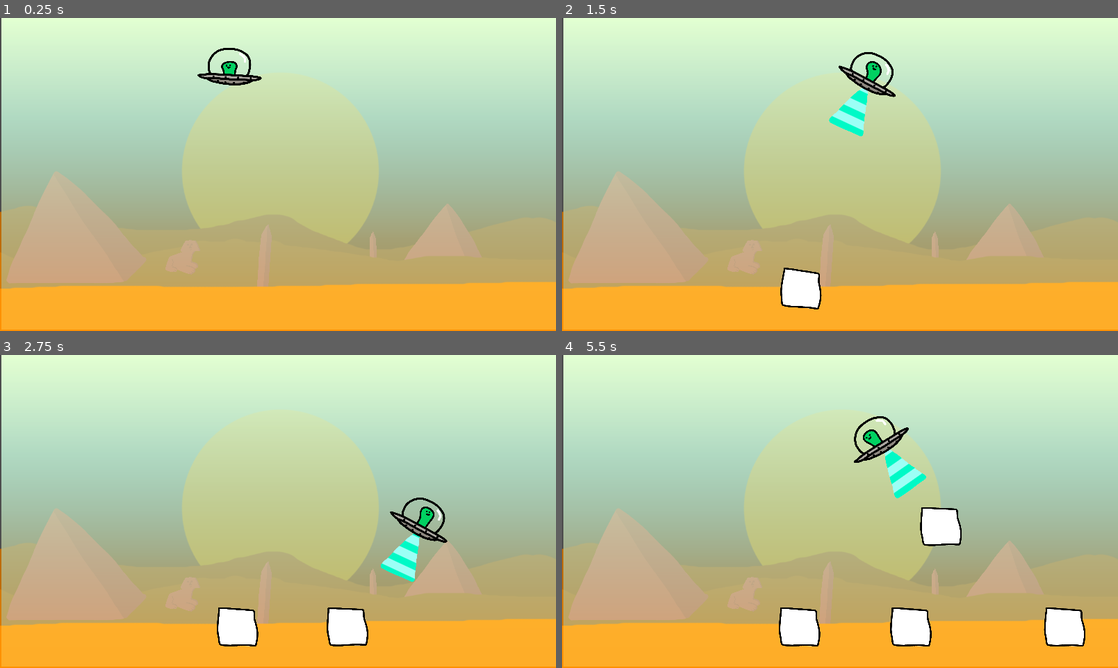
Above: before the commit, frames 1-4 (two rows, left to right).
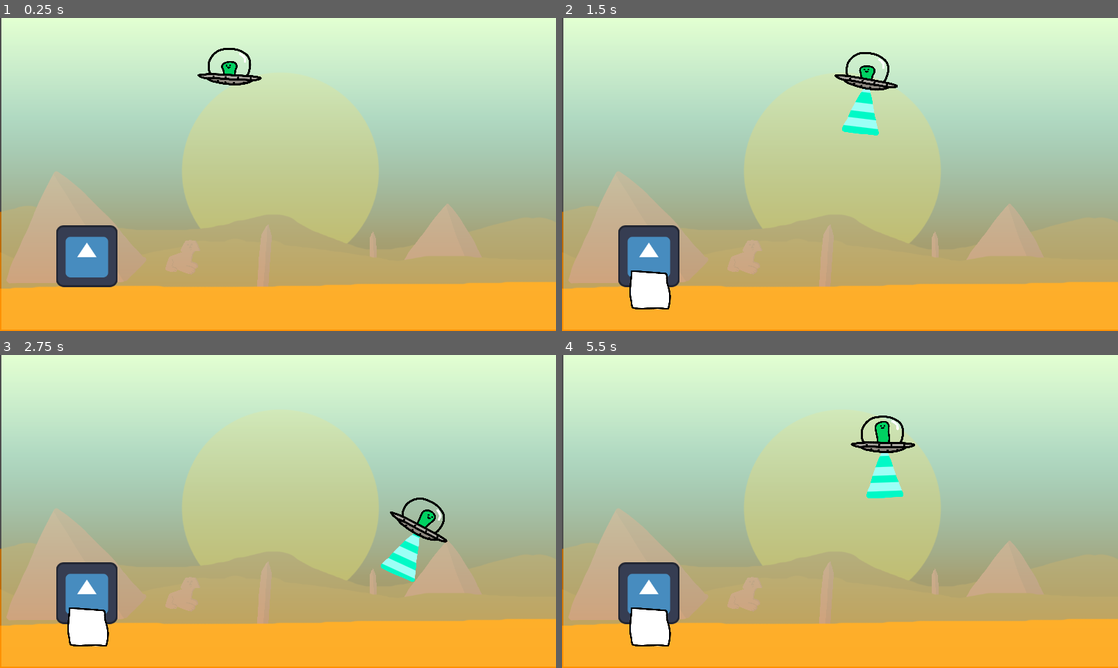
Above: after the commit, the same moments.

Repository: kilmanio/gamejam2024
Game: Godot game, scene res://gametest.tscn
The game is run twice, just before and just after one commit, with the same random seed, the same clock (stepped at 60 frames per second) and the same inputs. The engine's default icon, where the game draws it, is replaced by a stand-in: a white triangle on a blue panel in a dark square.
Inputs:
- Up to frame 1 (0.25 s): no input
- Up to frame 2 (1.5 s): hold Right (ui_right) 0.53-1.28 s; hold Insert (ui_text_toggle_insert_mode) 0.53-1.28 s; tap Space (ui_select) at 0.77 s; hold Down (ui_down) from 1.28 s (still down); tap Insert (ui_text_toggle_insert_mode) at 1.35 s
- Up to frame 3 (2.75 s): tap Space (ui_select) at 1.52 s; release Down (ui_down) at 2.03 s; hold Right (ui_right) from 2.03 s (still down); hold Insert (ui_text_toggle_insert_mode) from 2.03 s (still down)
- Up to frame 4 (5.5 s): release Right (ui_right) at 2.78 s; release Insert (ui_text_toggle_insert_mode) at 2.78 s; hold Up (ui_up) 2.78-3.53 s; tap Insert (ui_text_toggle_insert_mode) at 2.85, 4.35 s; tap Space (ui_select) at 3.02, 3.77, 4.52 s; hold Insert (ui_text_toggle_insert_mode) 3.53-4.28 s; hold Left (ui_left) 3.53-5.03 s; hold Down (ui_down) from 5.03 s (still down); hold Insert (ui_text_toggle_insert_mode) from 5.03 s (still down)

The runs differ from the first frame. In frame 1, 2.2% of the frame differs, in the area x 10-22%, y 66-86%; in frame 2, 4.7%; in frame 3, 4.5%; in frame 4, 7.8%, in the area x 10-95%, y 19-94%.

Commit message:
Block spawner (#7)
* Add block_spawner scene

* Add idle state to ship movement

* Add block_spawner

Diff:
--- /dev/null
+++ b/block_spawner.gd
@@ -0,0 +1,23 @@
+extends Node2D
+
+var scene_to_instance = preload("res://block.tscn")
+var timer = 1
+
+# Called when the node enters the scene tree for the first time.
+func _ready() -> void:
+	pass # Replace with function body.
+
+# Called every frame. 'delta' is the elapsed time since the previous frame.
+func _process(delta: float) -> void:
+	if $Area2D.has_overlapping_bodies():
+		timer = 5
+	else:
+		timer -= delta
+
+	if timer <= 0:
+		timer = 5
+		spawn_block()
+
+func spawn_block():
+	var object = scene_to_instance.instantiate()
+	call_deferred("add_child",object)
--- /dev/null
+++ b/block_spawner.tscn
@@ -0,0 +1,18 @@
+[gd_scene load_steps=4 format=3 uid="uid://b350dganfqht3"]
+
+[ext_resource type="Script" path="res://block_spawner.gd" id="1_0veut"]
+[ext_resource type="Texture2D" uid="uid://uucqdppc5qpk" path="res://icon.svg" id="1_7m3gb"]
+
+[sub_resource type="RectangleShape2D" id="RectangleShape2D_mb1ka"]
+size = Vector2(200, 207)
+
+[node name="Node2D" type="Node2D"]
+script = ExtResource("1_0veut")
+
+[node name="Sprite2D" type="Sprite2D" parent="."]
+texture = ExtResource("1_7m3gb")
+
+[node name="Area2D" type="Area2D" parent="."]
+
+[node name="CollisionShape2D" type="CollisionShape2D" parent="Area2D"]
+shape = SubResource("RectangleShape2D_mb1ka")
--- a/game.gd
+++ b/game.gd
@@ -1,8 +1,4 @@
 extends Node2D
-
-var scene_to_instance = preload("res://block.tscn")
-var timeout = 0
-
 
 # Called when the node enters the scene tree for the first time.
 func _ready() -> void:
@@ -10,15 +6,4 @@
 
 # Called every frame. 'delta' is the elapsed time since the previous frame.
 func _process(delta: float) -> void:
-	timeout -= delta
-	if Input.is_action_pressed("ui_text_toggle_insert_mode") && timeout <= 0:
-		spawn_block()
-
-
-
-func spawn_block():
-	var object = scene_to_instance.instantiate()
-	object.position = $ship.position
-	object.position.y += 100
-	call_deferred("add_child",object)
-	timeout = 1
+	pass
--- a/gametest.tscn
+++ b/gametest.tscn
@@ -1,12 +1,17 @@
-[gd_scene load_steps=5 format=3 uid="uid://dnsp5txuw6eto"]
+[gd_scene load_steps=6 format=3 uid="uid://dnsp5txuw6eto"]
 
 [ext_resource type="Script" path="res://game.gd" id="1_gkpnp"]
 [ext_resource type="PackedScene" uid="uid://dqy1pwjl8hghv" path="res://floor.tscn" id="1_jda8s"]
 [ext_resource type="PackedScene" uid="uid://crsojgydks7ji" path="res://ship.tscn" id="2_4bkxq"]
 [ext_resource type="PackedScene" uid="uid://cb1sgodtqtr3y" path="res://scenes/background.tscn" id="2_djvyx"]
+[ext_resource type="PackedScene" uid="uid://b350dganfqht3" path="res://block_spawner.tscn" id="2_pqhjv"]
 
 [node name="Node2D" type="Node2D"]
 script = ExtResource("1_gkpnp")
+
+[node name="Node2D" parent="." instance=ExtResource("2_pqhjv")]
+z_index = 1
+position = Vector2(178, 496)
 
 [node name="Background" parent="." instance=ExtResource("2_djvyx")]
 
--- a/ship.gd
+++ b/ship.gd
@@ -23,6 +23,10 @@
 			apply_force(Vector2(SHIP_SPEED, 0))
 			$PlayerGFX.change_state($PlayerGFX.state.RIGHT)
 
+		[false, false]:
+			$PlayerGFX.change_state($PlayerGFX.state.IDLE)
+
+
 	match [Input.is_action_pressed("ui_down"), Input.is_action_pressed("ui_up")]:
 		[true, false]: apply_force(Vector2(0, SHIP_SPEED))
 		[false, true]: apply_force(Vector2(0, -SHIP_SPEED))
